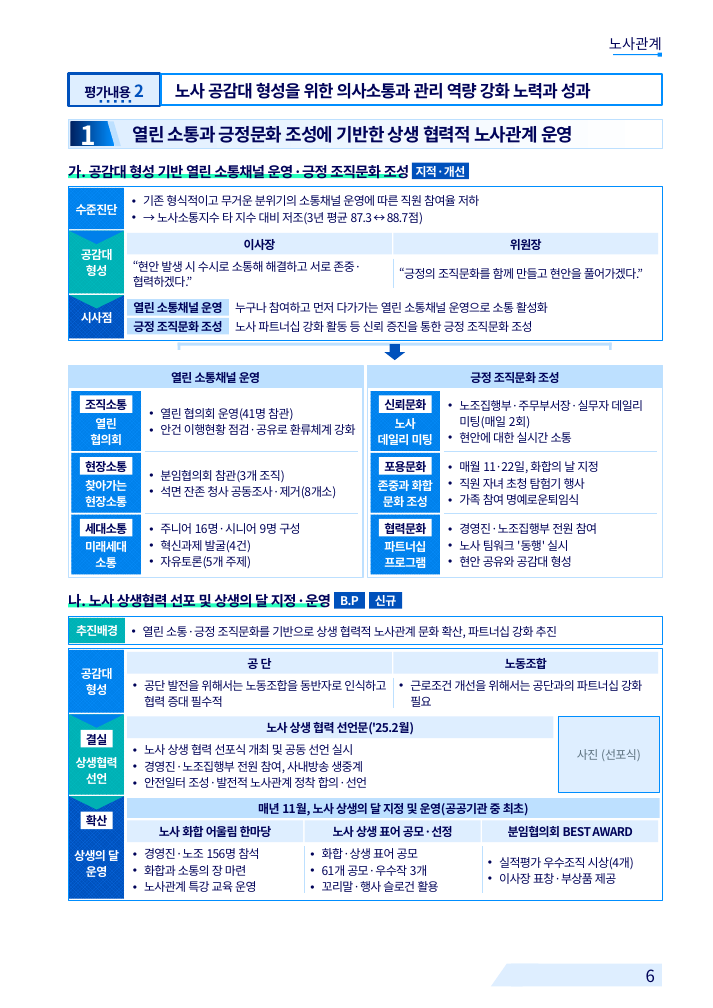
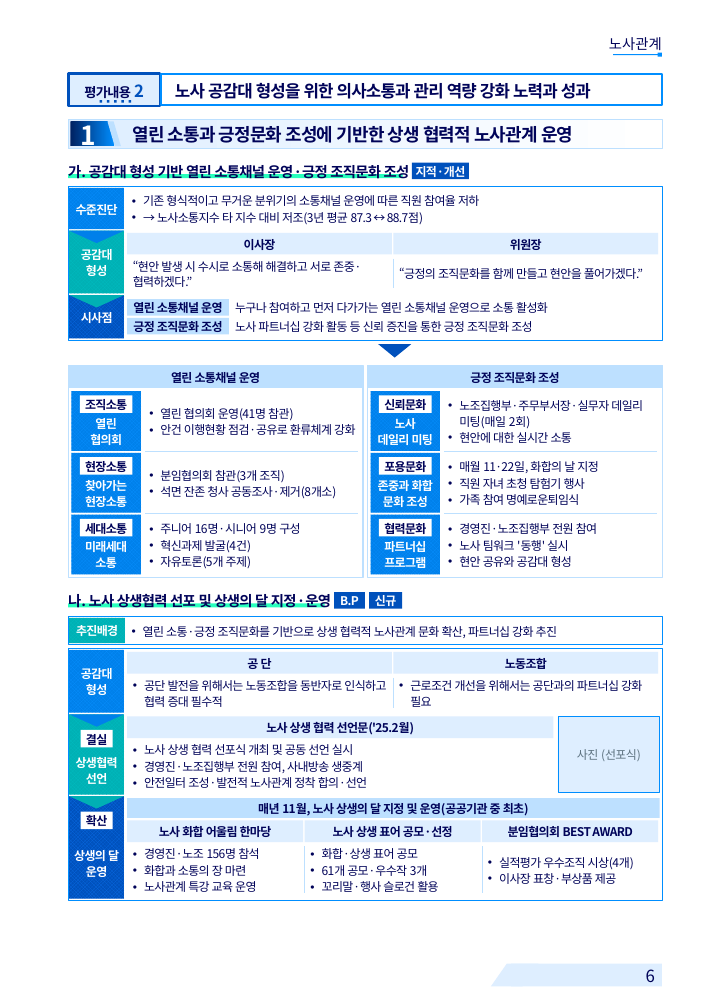
Before and after one commit to khjlsi-creator/claude, a slide deck: slide 6 of korad-경영평가-ppt/KORAD_경영평가_레이아웃_카탈로그_A4세로.pptx. Drawn at 713x1008 pixels with LibreOffice and Linux fonts; fonts in the diff are those of the drawing; background and template pictures are left out. Boxes give left, top, right and bottom in pixels: in the first picture for what was removed or moved away, otherwise in the second. Text is boxed around its words. In the diff, an @@ line names an element or a change of style, - is before the commit and + after.

```diff
--- a/korad-경영평가-ppt/KORAD_경영평가_레이아웃_카탈로그_A4세로.pptx
+++ b/korad-경영평가-ppt/KORAD_경영평가_레이아웃_카탈로그_A4세로.pptx
@@ rectangle removed at (x1=178, y1=342, x2=611, y2=346) @@
@@ rectangle removed at (x1=178, y1=342, x2=180, y2=349) @@
@@ freeform shape added at (x1=378, y1=344, x2=411, y2=358), fill #0051BC @@
@@ down arrow removed at (x1=385, y1=344, x2=405, y2=360) @@
@@ rectangle removed at (x1=609, y1=342, x2=611, y2=349) @@
```
Also in this commit, not shown: 5 other slides changed, 2 slides added, 9 other files.
